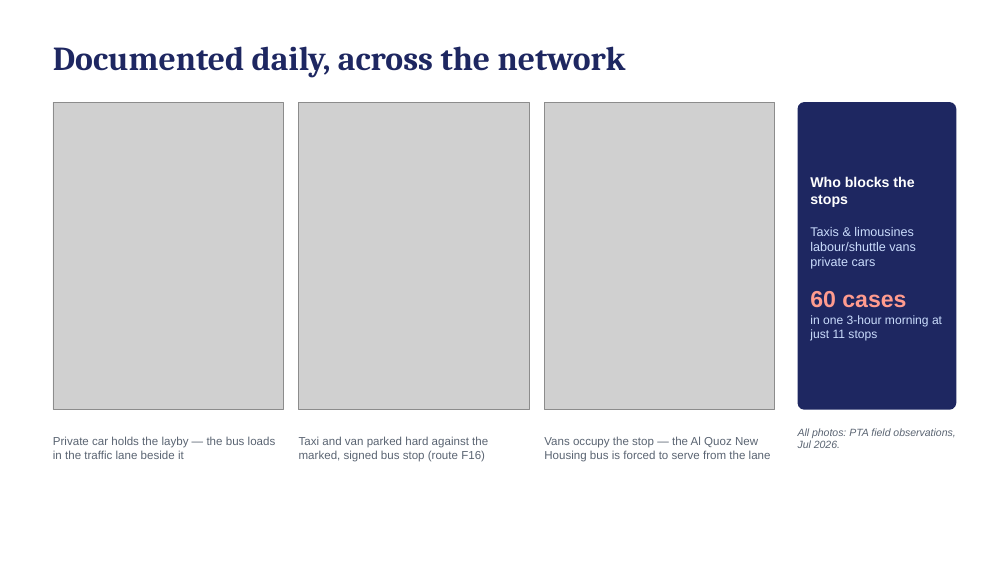
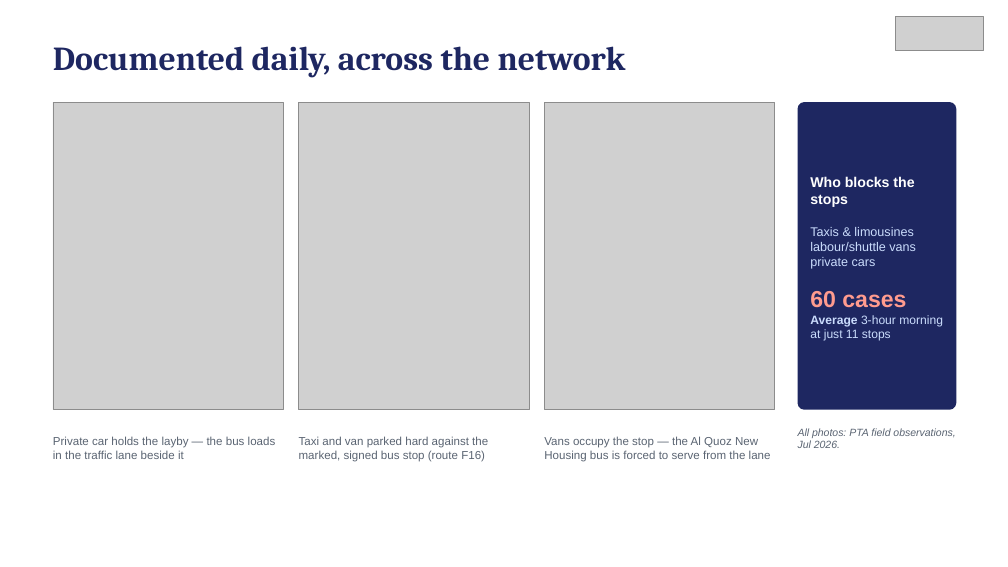
Before and after one commit to reghuae/gtfslatest, a slide deck: slide 4 of presentation/CEO_Bus_Stop_Enforcement.pptx. Drawn at 1008x567 pixels with LibreOffice and Linux fonts; fonts in the diff are those of the drawing; grey boxes stand for pictures. Boxes give left, top, right and bottom in pixels: in the first picture for what was removed or moved away, otherwise in the second. Text is boxed around its words. In the diff, an @@ line names an element or a change of style, - is before the commit and + after.

```diff
--- a/presentation/CEO_Bus_Stop_Enforcement.pptx
+++ b/presentation/CEO_Bus_Stop_Enforcement.pptx
@@ picture added at <box>896,17,984,51</box> @@
@@ text at <box>810,176,943,341</box>: text changed @@
-Who blocks the stops
-Taxis & limousines
-labour/shuttle vans
-private cars
-60 cases
-in one 3-hour morning at just 11 stops
+Who blocks the stops
+Taxis & limousines
+labour/shuttle vans
+private cars
+60 cases
+Average 3-hour morning at just 11 stops
```
Also in this commit, not shown: 11 other slides changed, 4 slides added, 2 slides removed, 6 other files.
